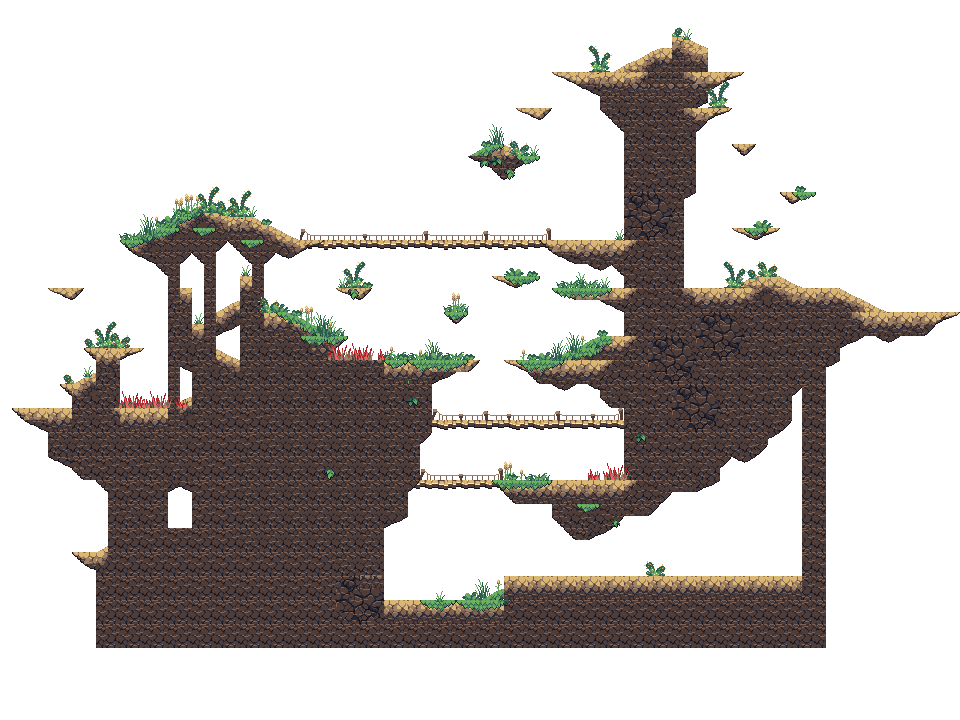
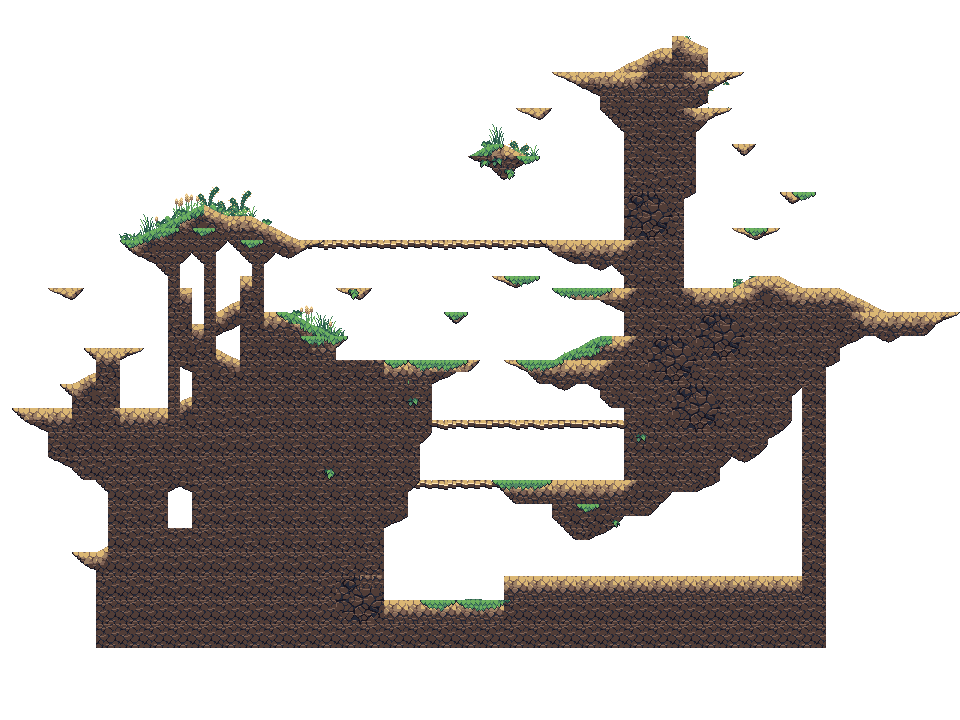
Layered file, before and after one edit (960x720). Changes by layer:
moved "Layer" above "scenery1.png", painted on it over [63, 27, 806, 602]
hid "scenery1.png", painted on it over [63, 27, 806, 602]
